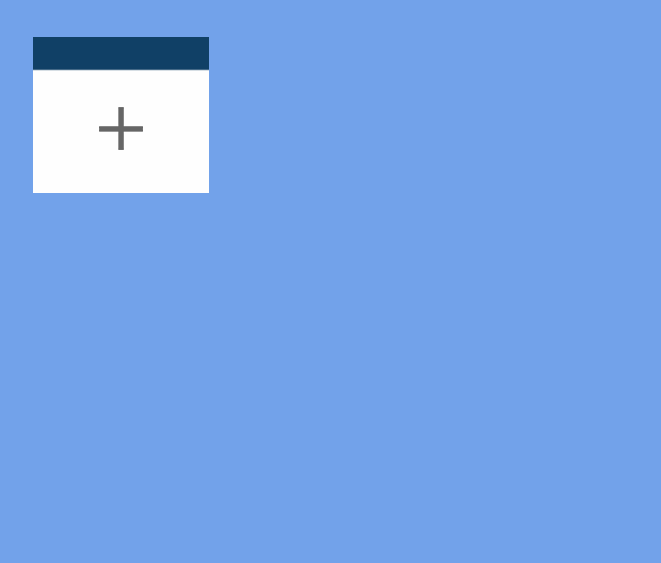
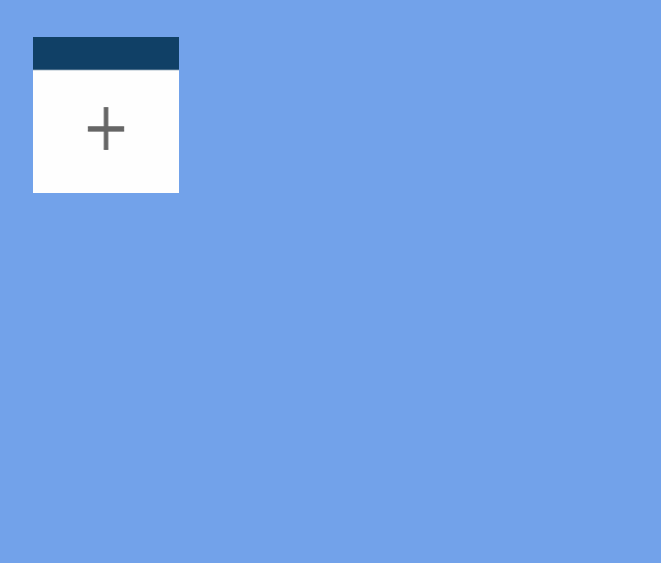
Before/after of a 661 × 563 layered artwork. What changed in the layer stack:
painted on "plus" over [87, 107, 143, 150]
removed layer "Layer 2" over [87, 37, 209, 193]
